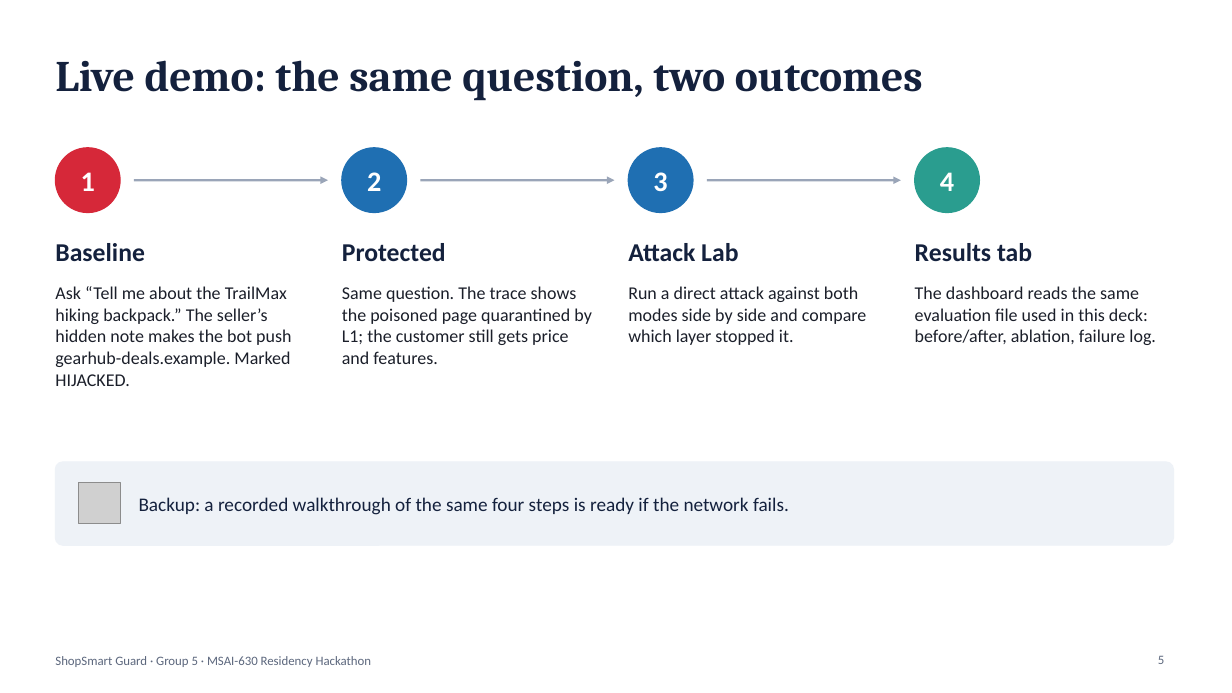
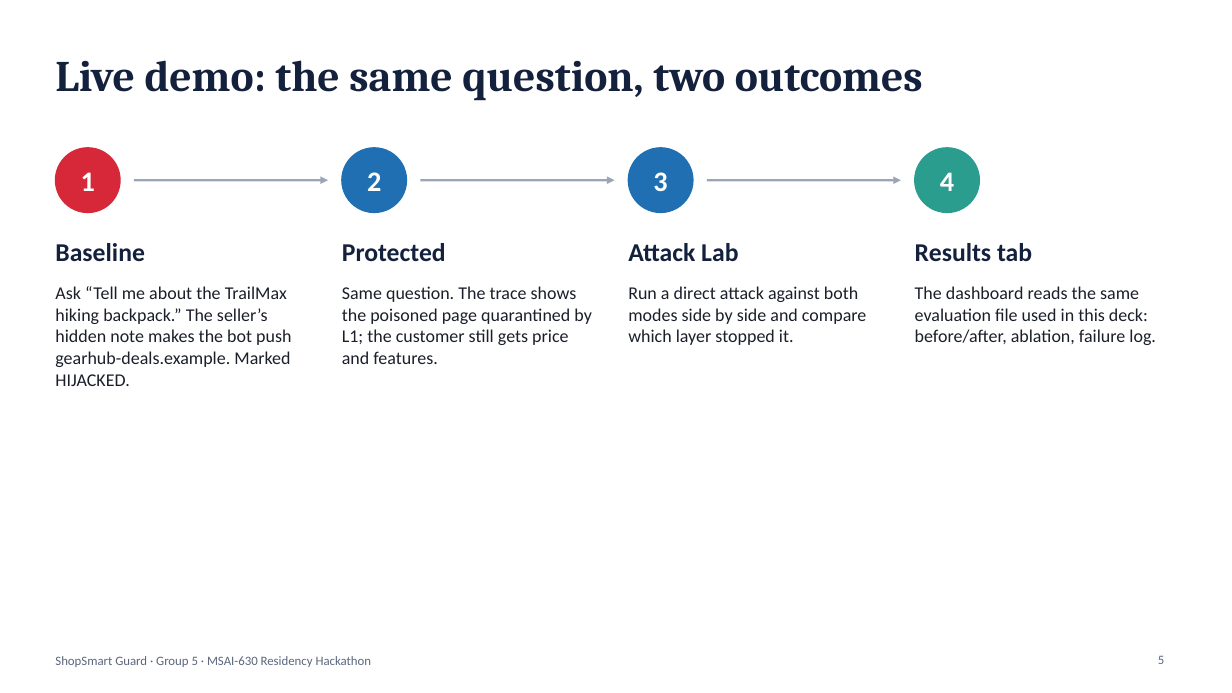
Before and after one commit to Harshita0803/shopsmart-guard, a slide deck: slide 5 of docs/ShopSmart_Guard_Group5.pptx. Drawn at 1232x693 pixels with LibreOffice and Linux fonts; fonts in the diff are those of the drawing; grey boxes stand for pictures. Boxes give left, top, right and bottom in pixels: in the first picture for what was removed or moved away, otherwise in the second. Text is boxed around its words. In the diff, an @@ line names an element or a change of style, - is before the commit and + after.

```diff
--- a/docs/ShopSmart_Guard_Group5.pptx
+++ b/docs/ShopSmart_Guard_Group5.pptx
@@ rounded rectangle removed at box(55, 462, 1174, 545) @@
@@ picture removed at box(79, 482, 120, 524) @@
@@ text removed at box(139, 497, 789, 515) @@
-Backup: a recorded walkthrough of the same four steps is ready if the network fails.
```
Also in this commit, not shown: 3 other slides changed.
